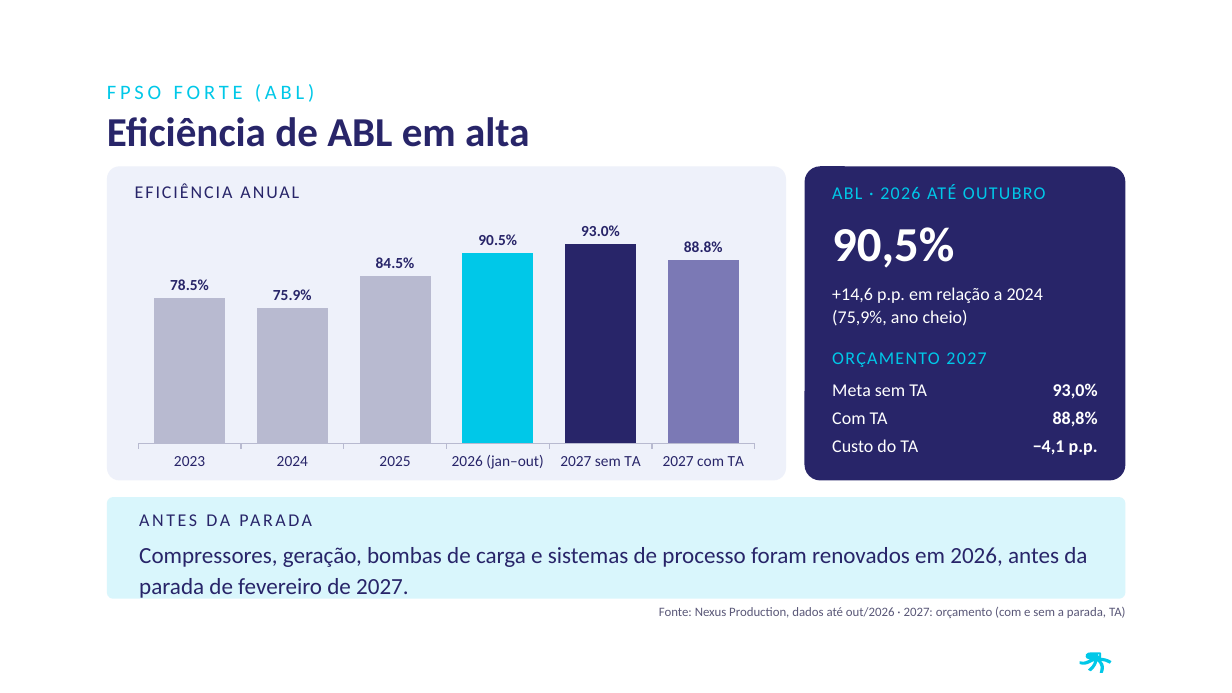
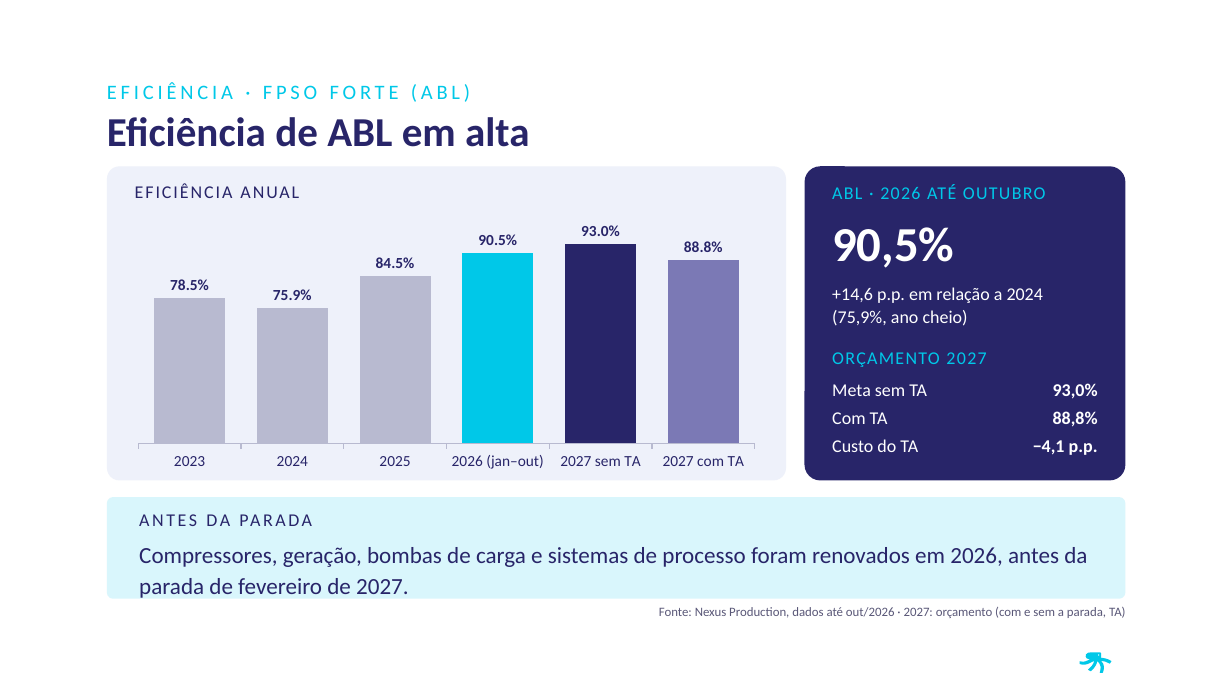
Before and after one commit to LucasRibaas/Planejamento, a slide deck: slide 4 of Investor_Day_PRIO_2026.pptx (slide 7 before the commit). Drawn at 1232x693 pixels with LibreOffice and Linux fonts; fonts in the diff are those of the drawing; background and template pictures are left out. Boxes give left, top, right and bottom in pixels: in the first picture for what was removed or moved away, otherwise in the second. Text is boxed around its words. In the diff, an @@ line names an element or a change of style, - is before the commit and + after.

```diff
--- a/Investor_Day_PRIO_2026.pptx
+++ b/Investor_Day_PRIO_2026.pptx
@@ text at <box>107,82,470,102</box>: text changed @@
-FPSO FORTE (ABL)
+EFICIÊNCIA · FPSO FORTE (ABL)
```
Also in this commit, not shown: 6 other slides changed, 3 slides added, 3 slides removed.
